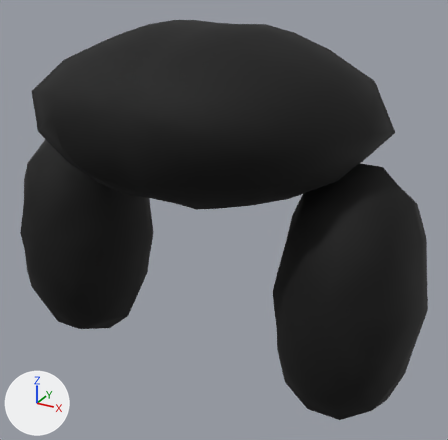
One commit to the glTF model game/art3d/chars/bellows/bouffant_wet.glb: the scene before it, then after it.
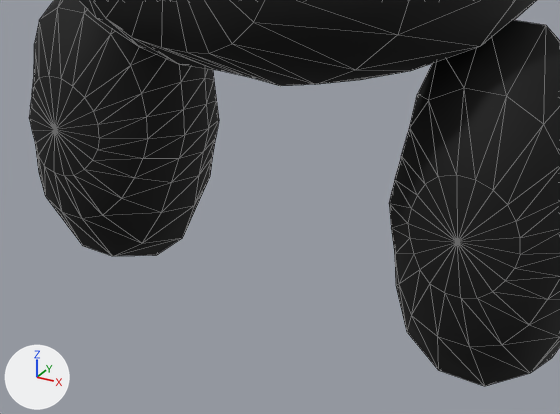
Old and new are each drawn whole from a camera (50 mm lens) standing at (0.476, -0.776, 0.606) and looking at (0.023, 0.046, 0.195) and again close up on the part from 0% to 88% of the width and 34% to 100% of the height. Arrows for +X, +Y and +Z are at lower left; the lights stay in place. The first two pictures are the older version. The close-ups show mesh edges as thin lines. Vertices at exactly the same position are counted once.

Objects in the first close-up: 'bouffant_wet'.
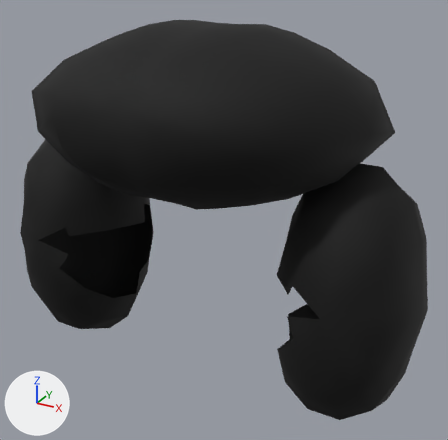
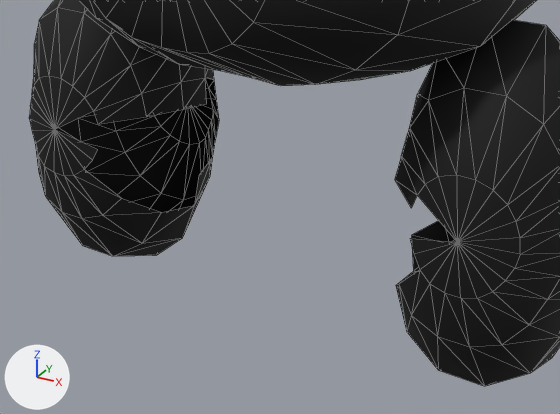
The change, as a list of edits to the scene's bpy script:
```text
Change me_bouffant_wet:
    used by ob_bouffant_wet; location = (0.0, 0.0, 0.0)
    remove me_bouffant_wet.from_pydata(...)  # 402 vertices, 792 faces; spans x -0.361..0.361, y -0.191..0.276, z -0.08..0.507
    add me_bouffant_wet.from_pydata(...)  # 384 vertices, 722 faces; spans x -0.361..0.361, y -0.191..0.276, z -0.08..0.507
    me_bouffant_wet part 1
    9 vertices are removed from x 0.139..0.195, y -0.088..0.049, z 0.072..0.154
    35 faces are deleted
    me_bouffant_wet part 2
    9 vertices are removed from x -0.195..-0.139, y -0.088..0.049, z 0.072..0.154
    35 faces are deleted
```

Location of each change, (x1, y1, x2, y2) in pixels of the close-ups (560 x 414 px):
part 1 of me_bouffant_wet, deleted
    before: (389, 181, 456, 285)
part 2 of me_bouffant_wet, deleted
    before: (55, 78, 219, 212)
